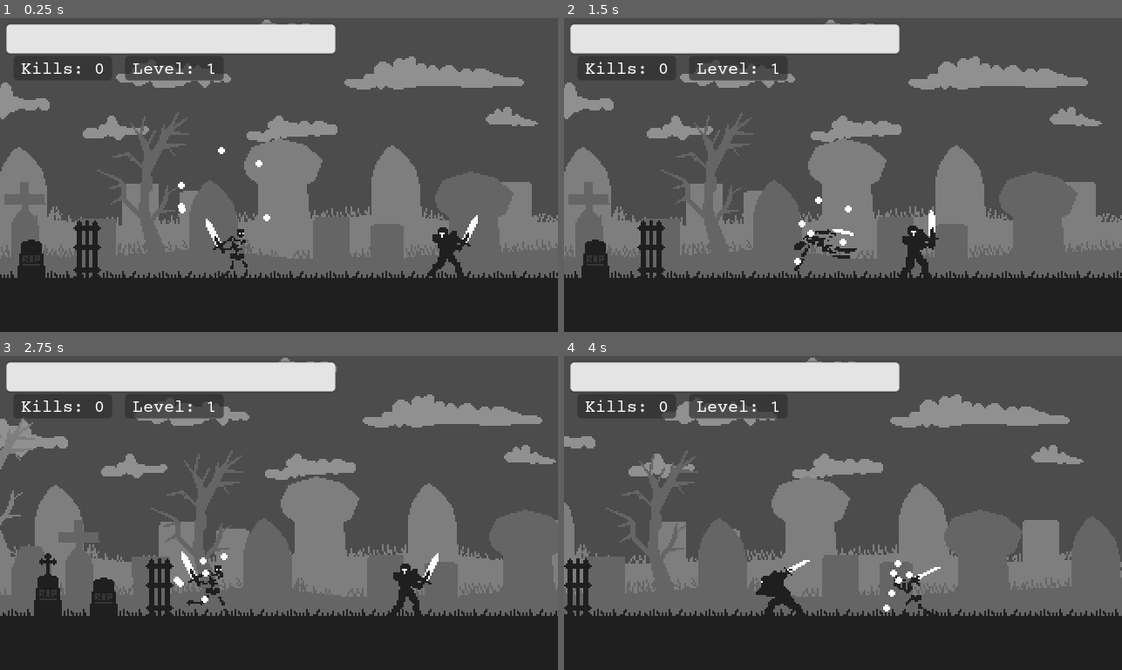
Above: before the commit, frames 1-4 (two rows, left to right).
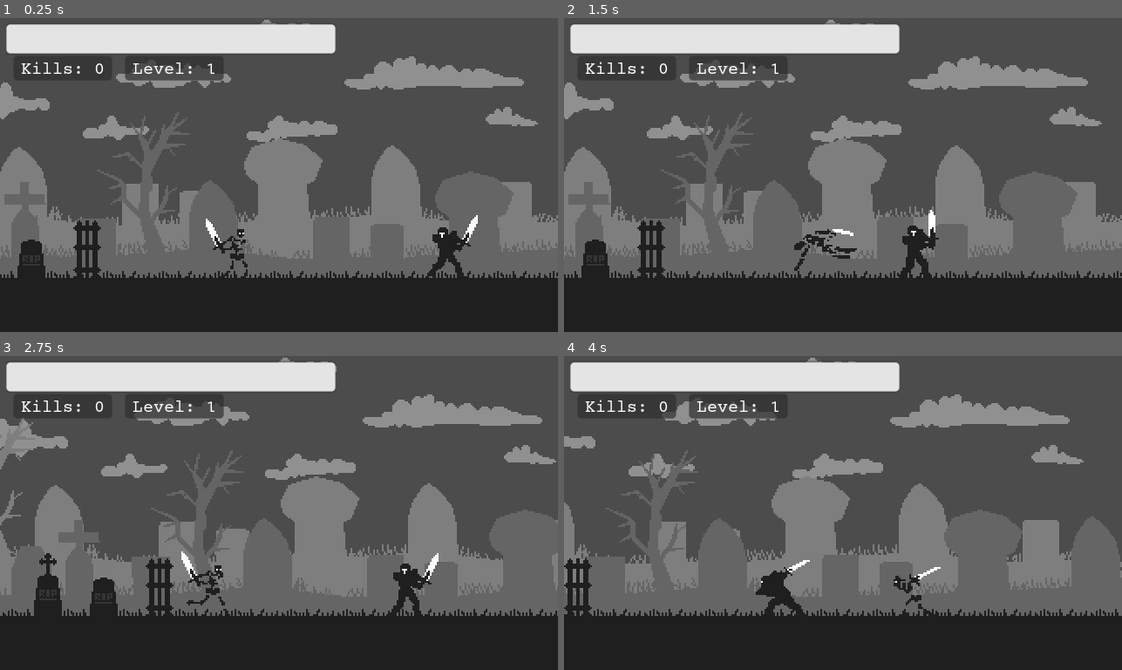
Above: after the commit, the same moments.

Repository: dw3nt/hb-grave-in-godot
Game: Godot game, scene res://Graveyard.tscn
Same seed, same stepped clock (60 frames per second), same inputs: the game is played once before the commit and once after it.
Inputs:
- Up to frame 1 (0.25 s): no input
- Up to frame 2 (1.5 s): hold D (move_right) 0.53-1.28 s; tap K (attack) at 0.6 s; hold A (move_left) from 1.28 s (still down); tap Space (roll) at 1.35 s
- Up to frame 3 (2.75 s): release A (move_left) at 2.03 s; hold D (move_right) from 2.03 s (still down); tap K (attack) at 2.1 s
- Up to frame 4 (4 s): tap Space (roll) at 2.85 s; release D (move_right) at 3.53 s; hold A (move_left) from 3.53 s (still down); tap K (attack) at 3.6 s

The runs differ from the first frame. In frame 1, 0.1% of the frame differs, in the area x 31-49%, y 41-65%; in frame 2, 0.1%, in the area x 41-52%, y 56-79%; in frame 3, 0.1%; in frame 4, 0.1%.

Commit message:
basic experience and level up flow / framework

Diff:
--- a/Experience.gd
+++ b/Experience.gd
@@ -1,31 +1,37 @@
-extends Node2D
+extends Area2D
 
-const MAX_EXPLODE_SPEED = 1.75
-const MAX_CHASE_SPEED = 4
+enum State { EXPLODE, CHASE }
 
+const MAX_EXPLODE_SPEED = 3
+const MAX_CHASE_SPEED = 3.5
+
+var motion = Vector2()
 var target = Vector2()
-var isExploding = true
+var amount = 0
 
 onready var origin = global_position
 onready var skeleton = get_tree().get_root().find_node("Skeleton", true, false)	# better way to do this
+onready var state = State.EXPLODE
 
 
 func _ready():
-	target = Vector2(rand_range(-360, 360), rand_range(-360, 360)) 	# this could be improved... like pick a point within 100 units of EXP
+	target = Vector2(rand_range(-360, 360), rand_range(-360, 360))	# improve - spread out randomness to not overlap - also sometimes they get stuck...?
 
 
 func _physics_process(delta):
-	if global_position.distance_to(origin) > 100:
-		isExploding = false
+	# get it to ease into the chase state
+	match state:
+		State.EXPLODE:
+			if global_position.distance_to(origin) > 100:
+				state = State.CHASE
+				$CollisionShape2D.disabled = false
 
+			motion = (target - global_position).normalized() * MAX_EXPLODE_SPEED
 
-	if isExploding:
-		global_position += (target - global_position).normalized() * MAX_EXPLODE_SPEED
-		# slow down as it turns around to flow towards player
-	else:
-		target = skeleton.global_position
-		var foo = 50
-		target.y += rand_range(-foo, foo)
-		target.x += rand_range(-foo, foo)
-		global_position += (target - global_position).normalized() * MAX_CHASE_SPEED
-		# some fancier following to be implemented here - should be circling around player
+		State.CHASE:
+			target = skeleton.global_position
+			var desiredSpeed = (target - global_position).normalized() * MAX_CHASE_SPEED
+			var steering = desiredSpeed - motion / 1.5
+			motion += steering
+
+	global_position += motion
--- a/Experience.tscn
+++ b/Experience.tscn
@@ -6,7 +6,11 @@
 [sub_resource type="CircleShape2D" id=1]
 radius = 2.37326
 
-[node name="Experience" type="Area2D"]
+[node name="Experience" type="Area2D" groups=[
+"exp_orb",
+]]
+collision_layer = 32
+collision_mask = 33
 script = ExtResource( 1 )
 
 [node name="Sprite" type="Sprite" parent="."]
@@ -14,3 +18,4 @@
 
 [node name="CollisionShape2D" type="CollisionShape2D" parent="."]
 shape = SubResource( 1 )
+disabled = true
--- a/Graveyard.tscn
+++ b/Graveyard.tscn
@@ -10,7 +10,6 @@
 [ext_resource path="res://Knight.tscn" type="PackedScene" id=8]
 [ext_resource path="res://Skeleton.tscn" type="PackedScene" id=9]
 [ext_resource path="res://UI.tscn" type="PackedScene" id=10]
-[ext_resource path="res://Experience.tscn" type="PackedScene" id=11]
 
 [node name="Graveyard" type="Node"]
 script = ExtResource( 1 )
@@ -109,33 +108,19 @@
 position = Vector2( 1168, 140 )
 
 [node name="Enemies" type="Node2D" parent="."]
+editor/display_folded = true
 
 [node name="Knight" parent="Enemies" instance=ExtResource( 8 )]
 position = Vector2( 236, 136 )
+
+[node name="Experience" type="Node" parent="."]
 
 [node name="Skeleton" parent="." instance=ExtResource( 9 )]
 position = Vector2( 96, 136 )
 
 [node name="UI" parent="." instance=ExtResource( 10 )]
 
-[node name="Experience" parent="." instance=ExtResource( 11 )]
-position = Vector2( 96, 112 )
-
-[node name="Experience2" parent="." instance=ExtResource( 11 )]
-position = Vector2( 96, 112 )
-
-[node name="Experience3" parent="." instance=ExtResource( 11 )]
-position = Vector2( 96, 112 )
-
-[node name="Experience4" parent="." instance=ExtResource( 11 )]
-position = Vector2( 96, 112 )
-
-[node name="Experience5" parent="." instance=ExtResource( 11 )]
-position = Vector2( 96, 112 )
-
-[node name="Experience6" parent="." instance=ExtResource( 11 )]
-position = Vector2( 96, 112 )
-
 [connection signal="tree_exited" from="Enemies/Knight" to="Skeleton" method="_on_Knight_tree_exited"]
 [connection signal="hp_changed" from="Skeleton" to="UI" method="_on_Skeleton_hp_changed"]
 [connection signal="kills_changed" from="Skeleton" to="UI" method="_on_Skeleton_kills_changed"]
+[connection signal="level_changed" from="Skeleton" to="UI" method="_on_Skeleton_level_changed"]
--- a/Knight.gd
+++ b/Knight.gd
@@ -11,6 +11,9 @@
 var maxHp = 25
 var hp = maxHp
 var knockbackSpeed = 0
+var expScene = load("res://Experience.tscn")
+var expOrbs = 5
+var expAmount = 1
 
 onready var state = State.CHASE
 onready var skeleton = get_tree().get_root().find_node("Skeleton", true, false)
@@ -72,6 +75,12 @@
 
 	hp -= damage
 	if hp <= 0:
+		var expParent = get_tree().get_root().find_node("Experience", true, false)
+		for i in range(expOrbs):
+			var inst = expScene.instance()
+			inst.global_position = global_position
+			inst.amount = expAmount
+			expParent.add_child(inst)
 		queue_free()
 
 
--- a/Skeleton.gd
+++ b/Skeleton.gd
@@ -1,7 +1,8 @@
 extends KinematicBody2D
 
-signal hp_changed(hp)
+signal hp_changed(hp, maxHp)
 signal kills_changed(val)
+signal level_changed(val)
 
 enum State { MOVE, ROLL, KNOCKBACK, ATTACK_ONE, ATTACK_TWO, ATTACK_THREE }
 
@@ -15,9 +16,11 @@
 var isFlipped = false
 var maxHp = 25
 var hp = maxHp
+var knockbackSpeed = 0
 var level = 1
 var kills = 0
-var knockbackSpeed = 0
+var maxExperience = 2
+var experience = 0
 
 onready var state = State.MOVE
 onready var hitboxes = get_tree().get_nodes_in_group("playerHitbox")
@@ -69,7 +72,7 @@
 			scale.x = -1
 
 	hp -= damage
-	emit_signal("hp_changed", hp)
+	emit_signal("hp_changed", hp, maxHp)
 	if hp <= 0:
 		queue_free()
 
@@ -159,3 +162,17 @@
 func _on_Knight_tree_exited():
 	kills += 1
 	emit_signal("kills_changed", kills)
+
+
+func _on_ExpCollect_area_entered(area):
+	if area.is_in_group("exp_orb"):
+		experience += area.amount
+		area.queue_free()
+		if experience >= maxExperience:
+			level += 1
+			emit_signal("level_changed", level)
+			experience = experience - maxExperience
+			maxExperience += maxExperience
+			maxHp += 5
+			hp = maxHp
+			emit_signal("hp_changed", hp, maxHp)
--- a/Skeleton.tscn
+++ b/Skeleton.tscn
@@ -443,6 +443,8 @@
 [sub_resource type="RectangleShape2D" id=10]
 extents = Vector2( 2.03111, 23.021 )
 
+[sub_resource type="RectangleShape2D" id=11]
+
 [node name="Skeleton" type="KinematicBody2D"]
 collision_mask = 20
 script = ExtResource( 1 )
@@ -512,5 +514,13 @@
 drag_margin_left = 0.4
 drag_margin_right = 0.4
 
+[node name="ExpCollect" type="Area2D" parent="."]
+collision_layer = 32
+collision_mask = 32
+
+[node name="CollisionShape2D" type="CollisionShape2D" parent="ExpCollect"]
+shape = SubResource( 11 )
+
 [connection signal="animation_finished" from="Anim" to="." method="_on_Anim_animation_finished"]
 [connection signal="animation_started" from="Anim" to="." method="_on_Anim_animation_started"]
+[connection signal="area_entered" from="ExpCollect" to="." method="_on_ExpCollect_area_entered"]
--- a/UI.gd
+++ b/UI.gd
@@ -2,10 +2,15 @@
 
 onready var HPBar = $MarginContainer/VBoxContainer/Row1/HPBar
 
-func _on_Skeleton_hp_changed(hp):
+func _on_Skeleton_hp_changed(hp, maxHp):
+	HPBar.max_value = maxHp
 	$Tween.interpolate_property(HPBar, "value", HPBar.value, hp, 0.25, Tween.TRANS_LINEAR, Tween.EASE_OUT, 0)
 	$Tween.start()
 
 
 func _on_Skeleton_kills_changed(val):
 	$MarginContainer/VBoxContainer/Row2/MarginContainer/Kills.text = "Kills: " + str(val)
+
+
+func _on_Skeleton_level_changed(val):
+	$MarginContainer/VBoxContainer/Row2/Level.text = "Level: " + str(val)
--- a/project.godot
+++ b/project.godot
@@ -85,6 +85,7 @@
 2d_physics/layer_3="Walls"
 2d_physics/layer_4="PlayerHit"
 2d_physics/layer_5="EnemyHit"
+2d_physics/layer_6="Experience"
 
 [rendering]
 
Not shown: 1 places in Graveyard.tscn that only renumber resources
Not shown: 1 places in Skeleton.tscn that only renumber resources
